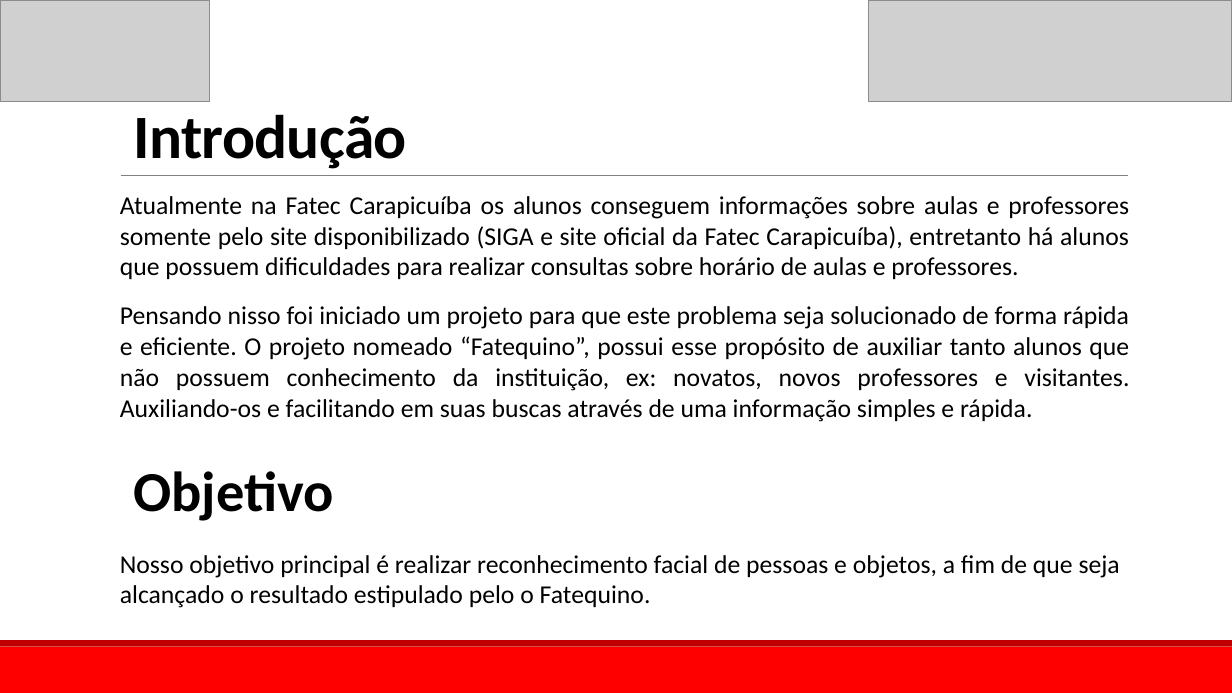
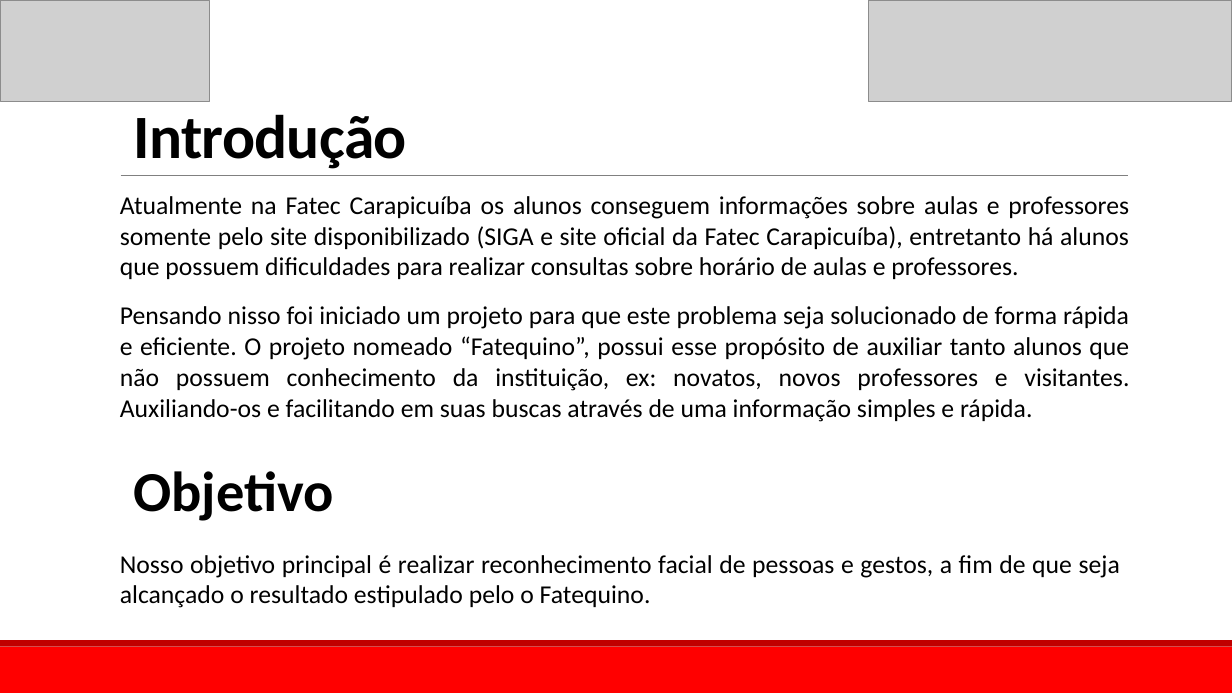
Before and after one commit to Fatequino/Fatequino, a slide deck: slide 2 of Visão/Documentação/Projeto_Fatequino_-_Visão.pptx. Drawn at 1232x693 pixels with LibreOffice and Linux fonts; fonts in the diff are those of the drawing; grey boxes stand for pictures. Boxes give left, top, right and bottom in pixels: in the first picture for what was removed or moved away, otherwise in the second. Text is boxed around its words. In the diff, an @@ line names an element or a change of style, - is before the commit and + after.

```diff
--- a/Visão/Documentação/Projeto_Fatequino_-_Visão.pptx
+++ b/Visão/Documentação/Projeto_Fatequino_-_Visão.pptx
@@ text at <box>120,555,1120,608</box>: text changed @@
-Nosso objetivo principal é realizar reconhecimento facial de pessoas e objetos, a fim de que seja alcançado o resultado estipulado pelo o Fatequino.
+Nosso objetivo principal é realizar reconhecimento facial de pessoas e gestos, a fim de que seja alcançado o resultado estipulado pelo o Fatequino.
```
Also in this commit, not shown: 5 other slides changed, 5 slides added, 1 slide removed, 5 other files.
